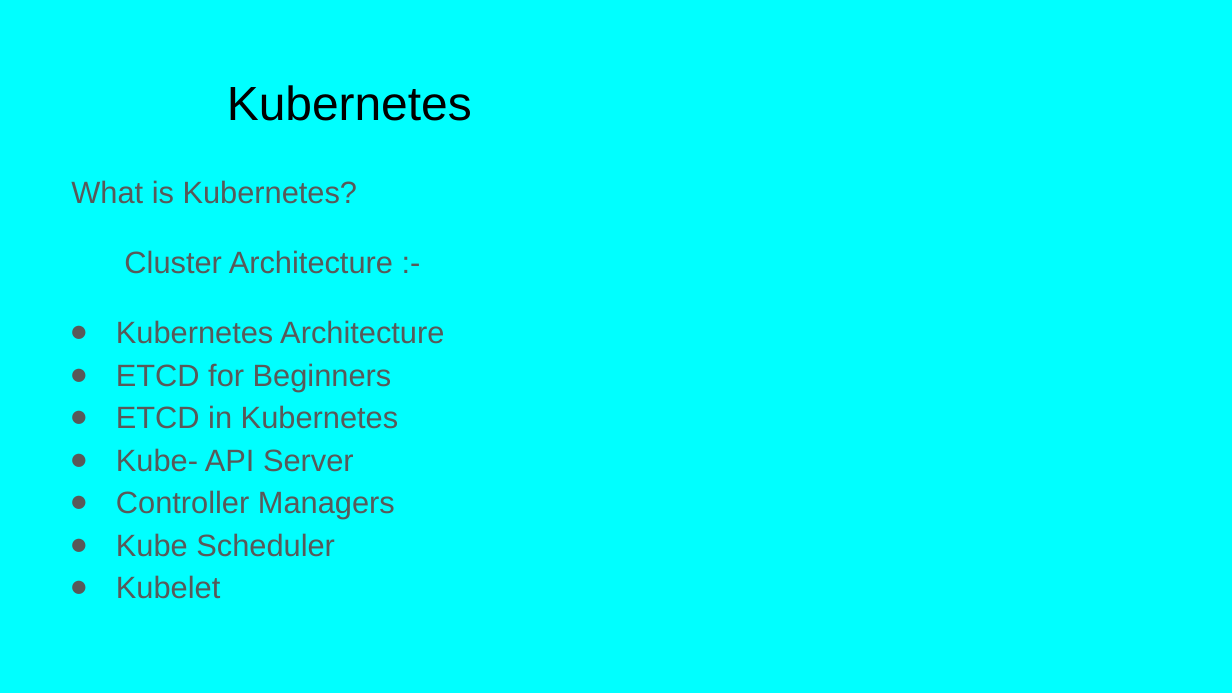
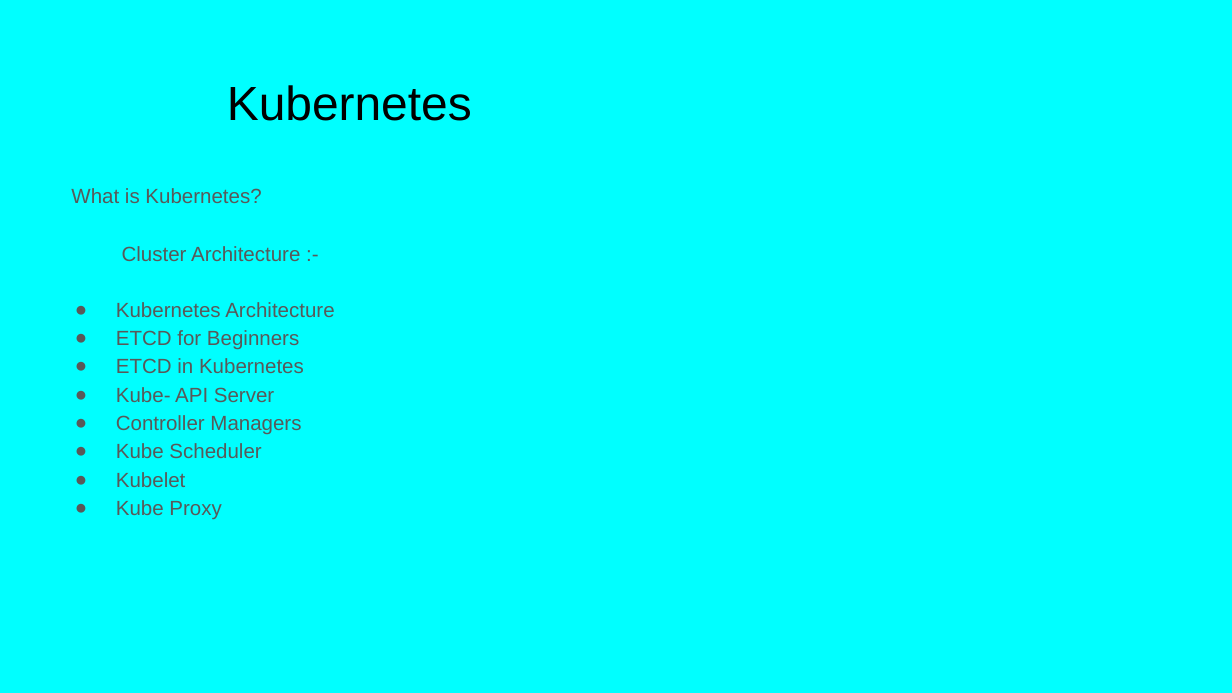
Before and after one commit to Balaji504/DevOpsProject, a slide deck: slide 2 of docs/Kubernetes.pptx. Drawn at 1232x693 pixels with LibreOffice and Linux fonts; fonts in the diff are those of the drawing. Boxes give left, top, right and bottom in pixels: in the first picture for what was removed or moved away, otherwise in the second. Text is boxed around its words. In the diff, an @@ line names an element or a change of style, - is before the commit and + after.

Commit message:
Deploy springboot using kubernetes
Deploy springboot using kubernetes

```diff
--- a/docs/Kubernetes.pptx
+++ b/docs/Kubernetes.pptx
@@ text at <box>71,188,334,487</box>: size 18 to 12 pt; indent changed @@
@@ text at <box>116,500,221,519</box>: paragraph added @@
+● Kube Proxy
```
Also in this commit, not shown: 3 other slides changed, 16 slides added, 2 other files.
